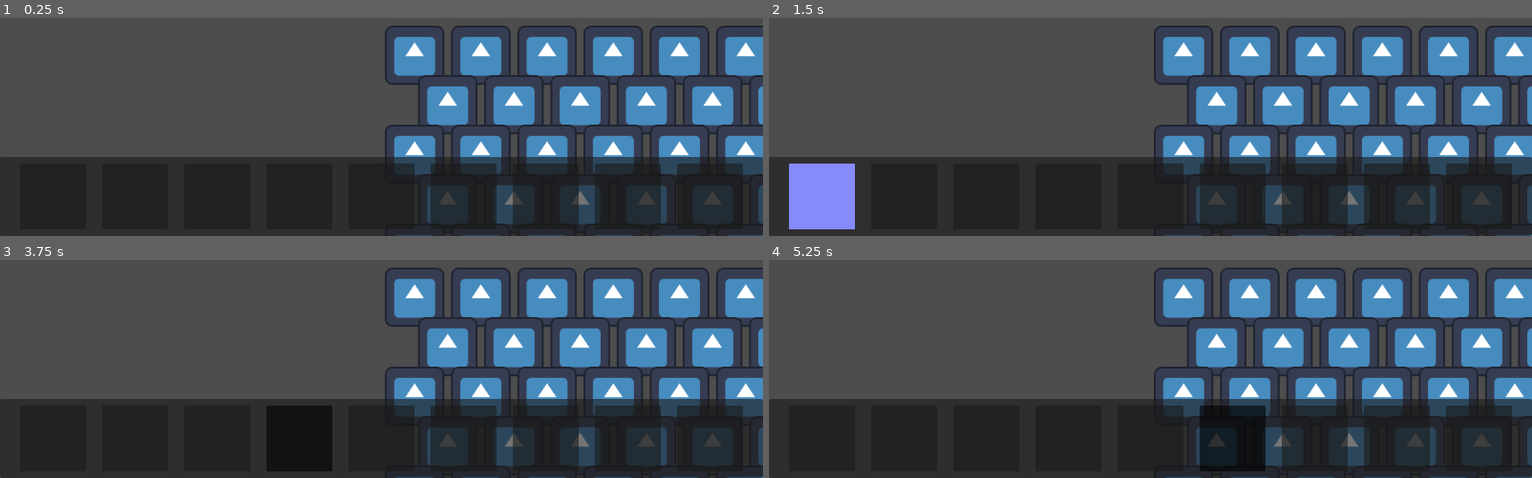
Above: before the commit, frames 1-4 (two rows, left to right).
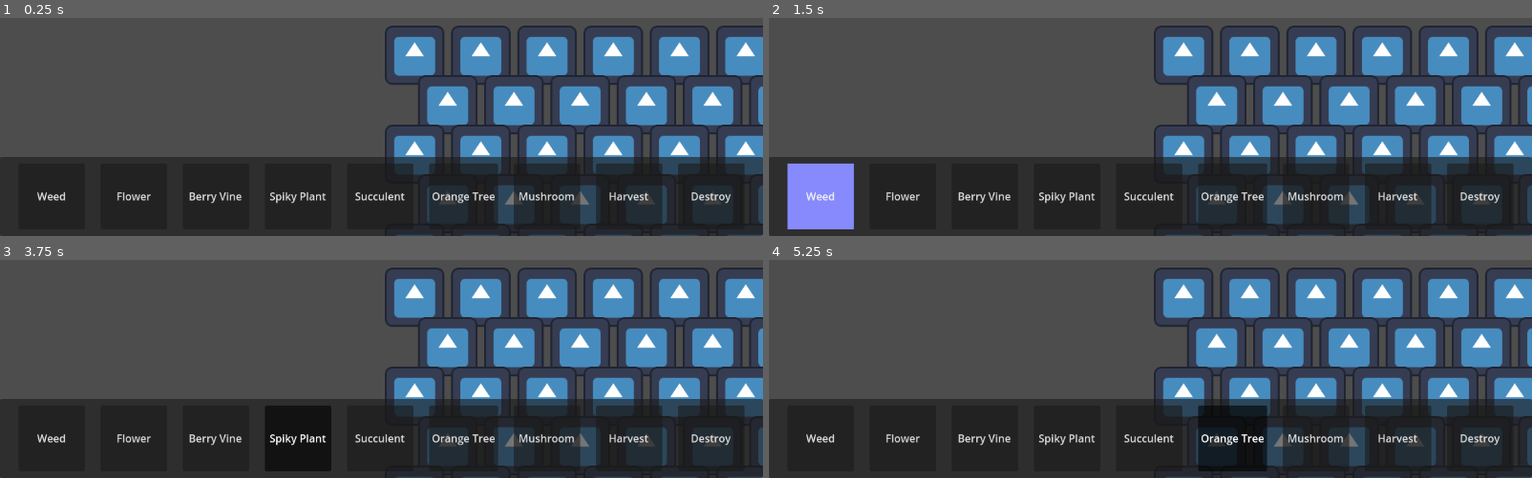
Above: after the commit, the same moments.

Repository: CiaranWoodward/LD54
Game: Godot game, scene res://Level.tscn
Two runs of this game, one before a commit and one after it. Both use one fixed random seed, a clock stepped at 60 frames per second and the inputs below. The engine's default icon, where the game draws it, is replaced by a stand-in: a white triangle on a blue panel in a dark square.
Inputs (mouse positions are in pixels of both pictures, inside the frame that each line leads up to):
- Up to frame 1 (0.25 s): no input
- Up to frame 2 (1.5 s): click (822, 196) at 0.52 s; click (822, 196) at 1.25 s, where only the run after the commit has a clickable "Weed"
- Up to frame 3 (3.75 s): click (137, 438) at 2 s, where only the run after the commit has a clickable "Flower"; click (213, 438) at 2.75 s, where only the run after the commit has a clickable "Berry Vine"; click (297, 438) at 3.5 s, where only the run after the commit has a clickable "Spiky Plant"
- Up to frame 4 (5.25 s): click (1150, 438) at 4.25 s, where only the run after the commit has a clickable "Succulent"; click (1234, 438) at 5 s, where only the run after the commit has a clickable "Orange Tree"

The runs differ from the first frame. In frame 1, 1.5% of the frame differs, in the area x 4-98%, y 66-95%; in frame 2, 1.6%, in the area x 2-98%, y 66-97%; in frame 3, 1.5%; in frame 4, 1.5%.

Commit message:
Add different plant types as scenes, add to HUD

Diff:
--- a/Global.gd
+++ b/Global.gd
@@ -4,8 +4,37 @@
 
 # Called when the node enters the scene tree for the first time.
 func _ready():
+	print(get_plant_name(PlantType.WEED))
 	pass # Replace with function body.
 
 # Called every frame. 'delta' is the elapsed time since the previous frame.
 func _process(delta):
 	pass
+
+func get_plant_name(type : PlantType):
+	return get_plant_class(type).plant_name()
+
+func get_plant_description(type : PlantType):
+	return get_plant_class(type).plant_description()
+
+func get_plant_scene(type : PlantType) -> PackedScene:
+	match(type):
+		PlantType.WEED: return load("res://Plants/Weed.tscn")
+		PlantType.FLOWER: return load("res://Plants/Flower.tscn")
+		PlantType.BERRY_VINE: return load("res://Plants/BerryVine.tscn")
+		PlantType.SPIKY_PLANT: return load("res://Plants/SpikyPlant.tscn")
+		PlantType.SUCCULENT: return load("res://Plants/Succulent.tscn")
+		PlantType.ORANGE_TREE: return load("res://Plants/OrangeTree.tscn")
+		PlantType.MUSHROOM: return load("res://Plants/Mushroom.tscn")
+	return null
+
+func get_plant_class(type : PlantType):
+	match(type):
+		PlantType.WEED: return Weed
+		PlantType.FLOWER: return Flower
+		PlantType.BERRY_VINE: return BerryVine
+		PlantType.SPIKY_PLANT: return SpikyPlant
+		PlantType.SUCCULENT: return Succulent
+		PlantType.ORANGE_TREE: return OrangeTree
+		PlantType.MUSHROOM: return Mushroom
+	return null
--- /dev/null
+++ b/Plants/BerryVine.gd
@@ -0,0 +1,8 @@
+class_name BerryVine
+extends BasePlant
+
+static func plant_name():
+	return "Berry Vine"
+
+static func plant_description():
+	return "Spreads and fruits with delicious berries!"
--- /dev/null
+++ b/Plants/BerryVine.tscn
@@ -0,0 +1,6 @@
+[gd_scene load_steps=2 format=3 uid="uid://ceyd71bbq1om7"]
+
+[ext_resource type="Script" path="res://Plants/BerryVine.gd" id="1_pts4f"]
+
+[node name="BerryVine" type="Node2D"]
+script = ExtResource("1_pts4f")
--- a/Plants/Flower.gd
+++ b/Plants/Flower.gd
@@ -1,8 +1,15 @@
+class_name Flower
 extends BasePlant
 
 ## How long until the plant is fully grown
 @export var time_to_grow = 3
 @export var time_to_dead = 6
+
+static func plant_name():
+	return "Flower"
+
+static func plant_description():
+	return "Improves soil mositure for later planting."
 
 func harvest():
 	destroy()
--- /dev/null
+++ b/Plants/Mushroom.gd
@@ -0,0 +1,8 @@
+class_name Mushroom
+extends BasePlant
+
+static func plant_name():
+	return "Mushroom"
+
+static func plant_description():
+	return "Thrives on dead plant life."
--- /dev/null
+++ b/Plants/Mushroom.tscn
@@ -0,0 +1,6 @@
+[gd_scene load_steps=2 format=3 uid="uid://draeb2mjmoqj"]
+
+[ext_resource type="Script" path="res://Plants/Mushroom.gd" id="1_3e0xn"]
+
+[node name="Mushroom" type="Node2D"]
+script = ExtResource("1_3e0xn")
--- /dev/null
+++ b/Plants/OrangeTree.gd
@@ -0,0 +1,8 @@
+class_name OrangeTree
+extends BasePlant
+
+static func plant_name():
+	return "Orange Tree"
+
+static func plant_description():
+	return "Draws in moisture from a wide area."
--- /dev/null
+++ b/Plants/OrangeTree.tscn
@@ -0,0 +1,6 @@
+[gd_scene load_steps=2 format=3 uid="uid://c87nq5dbmey1g"]
+
+[ext_resource type="Script" path="res://Plants/OrangeTree.gd" id="1_runvr"]
+
+[node name="OrangeTree" type="Node2D"]
+script = ExtResource("1_runvr")
--- /dev/null
+++ b/Plants/SpikyPlant.gd
@@ -0,0 +1,8 @@
+class_name SpikyPlant
+extends BasePlant
+
+static func plant_name():
+	return "Spiky Plant"
+
+static func plant_description():
+	return "Kills everything around it."
--- /dev/null
+++ b/Plants/SpikyPlant.tscn
@@ -0,0 +1,6 @@
+[gd_scene load_steps=2 format=3 uid="uid://3ck0d5qfohal"]
+
+[ext_resource type="Script" path="res://Plants/SpikyPlant.gd" id="1_28k8o"]
+
+[node name="SpikyPlant" type="Node2D"]
+script = ExtResource("1_28k8o")
--- /dev/null
+++ b/Plants/Succulent.gd
@@ -0,0 +1,8 @@
+class_name Succulent
+extends BasePlant
+
+static func plant_name():
+	return "Succulent"
+
+static func plant_description():
+	return "Will die if overwatered."
--- /dev/null
+++ b/Plants/Succulent.tscn
@@ -0,0 +1,6 @@
+[gd_scene load_steps=2 format=3 uid="uid://bvvjcadholer7"]
+
+[ext_resource type="Script" path="res://Plants/Succulent.gd" id="1_msnik"]
+
+[node name="Succulent" type="Node2D"]
+script = ExtResource("1_msnik")
--- a/Plants/Weed.gd
+++ b/Plants/Weed.gd
@@ -1,8 +1,15 @@
+class_name Weed
 extends BasePlant
 
 ## Percentage chance of weed spreading to adjacent tiles
 @export var spread_percent_fertile = 20
 @export var spread_percent_infertile = 10
+
+static func plant_name():
+	return "Weed"
+
+static func plant_description():
+	return "Why won't it die?!"
 
 func harvest():
 	destroy()
--- a/UI/HUD.tscn
+++ b/UI/HUD.tscn
@@ -1,7 +1,9 @@
-[gd_scene load_steps=3 format=3 uid="uid://0aejnixhhw7h"]
+[gd_scene load_steps=5 format=3 uid="uid://0aejnixhhw7h"]
 
 [ext_resource type="Theme" uid="uid://cvly3s1h4xk6r" path="res://UI/UI_Theme.tres" id="1_bdcb7"]
-[ext_resource type="PackedScene" uid="uid://dxvpigtmbhrv2" path="res://UI/action_button.tscn" id="2_0g6q2"]
+[ext_resource type="PackedScene" uid="uid://dxvpigtmbhrv2" path="res://UI/harvest_button.tscn" id="2_0g6q2"]
+[ext_resource type="PackedScene" uid="uid://ivh3v87hka2i" path="res://UI/plant_button.tscn" id="2_b4o4e"]
+[ext_resource type="PackedScene" uid="uid://0qqdaelxnqdg" path="res://UI/destroy_button.tscn" id="4_u8uef"]
 
 [node name="HUD" type="CanvasLayer"]
 
@@ -19,29 +21,35 @@
 layout_mode = 2
 alignment = 1
 
-[node name="ActionButton" parent="ActionPanel/HBoxContainer" instance=ExtResource("2_0g6q2")]
+[node name="PlantButton" parent="ActionPanel/HBoxContainer" instance=ExtResource("2_b4o4e")]
 layout_mode = 2
 
-[node name="ActionButton2" parent="ActionPanel/HBoxContainer" instance=ExtResource("2_0g6q2")]
+[node name="PlantButton2" parent="ActionPanel/HBoxContainer" instance=ExtResource("2_b4o4e")]
+layout_mode = 2
+plant_type = 1
+
+[node name="PlantButton3" parent="ActionPanel/HBoxContainer" instance=ExtResource("2_b4o4e")]
+layout_mode = 2
+plant_type = 2
+
+[node name="PlantButton4" parent="ActionPanel/HBoxContainer" instance=ExtResource("2_b4o4e")]
+layout_mode = 2
+plant_type = 3
+
+[node name="PlantButton5" parent="ActionPanel/HBoxContainer" instance=ExtResource("2_b4o4e")]
+layout_mode = 2
+plant_type = 4
+
+[node name="PlantButton6" parent="ActionPanel/HBoxContainer" instance=ExtResource("2_b4o4e")]
+layout_mode = 2
+plant_type = 5
+
+[node name="PlantButton7" parent="ActionPanel/HBoxContainer" instance=ExtResource("2_b4o4e")]
+layout_mode = 2
+plant_type = 6
+
+[node name="HarvestButton" parent="ActionPanel/HBoxContainer" instance=ExtResource("2_0g6q2")]
 layout_mode = 2
 
-[node name="ActionButton3" parent="ActionPanel/HBoxContainer" instance=ExtResource("2_0g6q2")]
+[node name="DestroyButton" parent="ActionPanel/HBoxContainer" instance=ExtResource("4_u8uef")]
 layout_mode = 2
-
-[node name="ActionButton4" parent="ActionPanel/HBoxContainer" instance=ExtResource("2_0g6q2")]
-layout_mode = 2
-
-[node name="ActionButton5" parent="ActionPanel/HBoxContainer" instance=ExtResource("2_0g6q2")]
-layout_mode = 2
-
-[node name="ActionButton6" parent="ActionPanel/HBoxContainer" instance=ExtResource("2_0g6q2")]
-layout_mode = 2
-
-[node name="ActionButton7" parent="ActionPanel/HBoxContainer" instance=ExtResource("2_0g6q2")]
-layout_mode = 2
-
-[node name="ActionButton8" parent="ActionPanel/HBoxContainer" instance=ExtResource("2_0g6q2")]
-layout_mode = 2
-
-[node name="ActionButton9" parent="ActionPanel/HBoxContainer" instance=ExtResource("2_0g6q2")]
-layout_mode = 2
--- a/UI/action_button.tscn
+++ b/UI/destroy_button.tscn
@@ -1,8 +1,8 @@
-[gd_scene load_steps=2 format=3 uid="uid://dxvpigtmbhrv2"]
+[gd_scene load_steps=2 format=3 uid="uid://0qqdaelxnqdg"]
 
-[ext_resource type="ButtonGroup" uid="uid://d1hcomes8o235" path="res://UI/ActionButtonGroup.tres" id="1_2xr21"]
+[ext_resource type="ButtonGroup" uid="uid://d1hcomes8o235" path="res://UI/ActionButtonGroup.tres" id="1_adt00"]
 
-[node name="ActionButton" type="MarginContainer"]
+[node name="DestroyButton" type="MarginContainer"]
 anchors_preset = 15
 anchor_right = 1.0
 anchor_bottom = 1.0
@@ -16,5 +16,7 @@
 [node name="Button" type="Button" parent="."]
 custom_minimum_size = Vector2(100, 50)
 layout_mode = 2
+tooltip_text = "Destroy the plant, removing it from the farm."
 toggle_mode = true
-button_group = ExtResource("1_2xr21")
+button_group = ExtResource("1_adt00")
+text = "Destroy"
--- /dev/null
+++ b/UI/harvest_button.tscn
@@ -0,0 +1,22 @@
+[gd_scene load_steps=2 format=3 uid="uid://dxvpigtmbhrv2"]
+
+[ext_resource type="ButtonGroup" uid="uid://d1hcomes8o235" path="res://UI/ActionButtonGroup.tres" id="1_slhqa"]
+
+[node name="HarvestButton" type="MarginContainer"]
+anchors_preset = 15
+anchor_right = 1.0
+anchor_bottom = 1.0
+grow_horizontal = 2
+grow_vertical = 2
+theme_override_constants/margin_left = 10
+theme_override_constants/margin_top = 10
+theme_override_constants/margin_right = 10
+theme_override_constants/margin_bottom = 10
+
+[node name="Button" type="Button" parent="."]
+custom_minimum_size = Vector2(100, 50)
+layout_mode = 2
+tooltip_text = "Harvest the plant (some plants can only be harvested once)"
+toggle_mode = true
+button_group = ExtResource("1_slhqa")
+text = "Harvest"
--- /dev/null
+++ b/UI/plant_button.gd
@@ -0,0 +1,12 @@
+extends MarginContainer
+
+@export var plant_type : Global.PlantType
+
+# Called when the node enters the scene tree for the first time.
+func _ready():
+	$Button.text = Global.get_plant_name(plant_type)
+	$Button.tooltip_text = Global.get_plant_description(plant_type)
+
+# Called every frame. 'delta' is the elapsed time since the previous frame.
+func _process(delta):
+	pass
--- /dev/null
+++ b/UI/plant_button.tscn
@@ -0,0 +1,22 @@
+[gd_scene load_steps=3 format=3 uid="uid://ivh3v87hka2i"]
+
+[ext_resource type="ButtonGroup" uid="uid://d1hcomes8o235" path="res://UI/ActionButtonGroup.tres" id="1_13m46"]
+[ext_resource type="Script" path="res://UI/plant_button.gd" id="1_bqnd4"]
+
+[node name="PlantButton" type="MarginContainer"]
+anchors_preset = 15
+anchor_right = 1.0
+anchor_bottom = 1.0
+grow_horizontal = 2
+grow_vertical = 2
+theme_override_constants/margin_left = 10
+theme_override_constants/margin_top = 10
+theme_override_constants/margin_right = 10
+theme_override_constants/margin_bottom = 10
+script = ExtResource("1_bqnd4")
+
+[node name="Button" type="Button" parent="."]
+custom_minimum_size = Vector2(100, 50)
+layout_mode = 2
+toggle_mode = true
+button_group = ExtResource("1_13m46")
--- a/project.godot
+++ b/project.godot
@@ -19,6 +19,10 @@
 
 Global="*res://Global.gd"
 
+[gui]
+
+timers/tooltip_delay_sec=0.1
+
 [input]
 
 zoom_in={
Not shown, added: Graphics/Plants/Flower/Bud0000.png.import
Not shown, added: Graphics/Plants/Flower/Bud0001.png.import
Not shown, added: Graphics/Plants/Flower/Bud0002.png.import
Not shown, added: Graphics/Plants/Flower/Bud0003.png.import
Not shown, added: Graphics/Plants/Flower/Leaf0000.png.import
Not shown, added: Graphics/Plants/Flower/Leaf0001.png.import
Not shown, added: Graphics/Plants/Flower/Leaf0002.png.import
Not shown, added: Graphics/Plants/Flower/Leaf0003.png.import
Not shown, added: Graphics/Plants/Flower/Shadow0000.png.import
Not shown, added: Graphics/Plants/Flower/Shadow0001.png.import
Not shown, added: Graphics/Plants/Flower/Shadow0002.png.import
Not shown, added: Graphics/Plants/Flower/Shadow0003.png.import
(and 4 more such lines)
